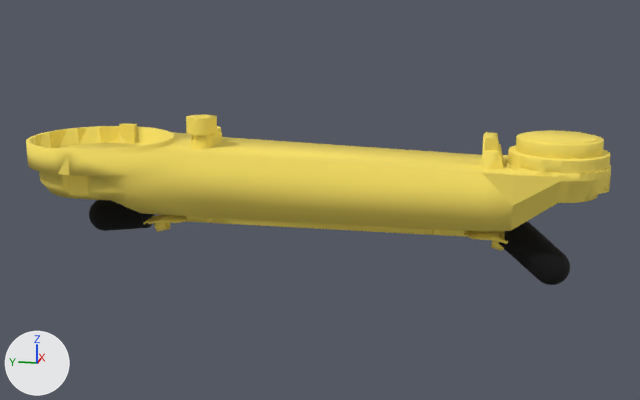
Two versions of the glTF model RobotModel/Fanuc/M_20iA/Visual/glb/Link2.glb, one commit apart.
Camera for both pictures: a 50 mm camera at (-1.458, -0.689, 0.161) aimed at (0.003, -0.397, -0.205). Arrows for +X, +Y and +Z are at lower left; the lights stay in place. The first picture is the older version.

Objects in the first picture: '/Node_0x7fd4b53134a0/meshId0_name_003-mesh/0', '/Node_0x7fd4b53134a0_001/meshId1_name_002-mesh/0'.
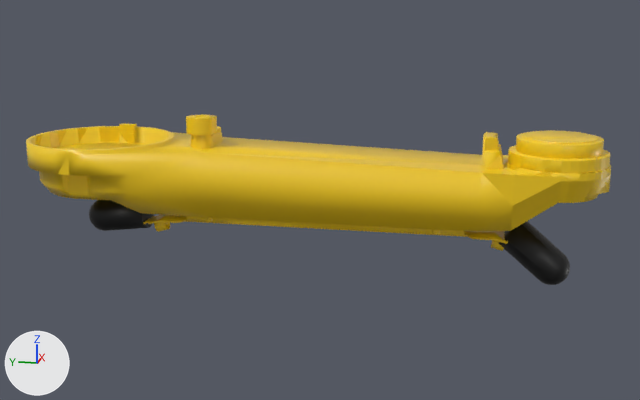
The change, as a diff of the scene's bpy script:
```diff
--- a/RobotModel/Fanuc/M_20iA/Visual/glb/Link2.glb.py
+++ b/RobotModel/Fanuc/M_20iA/Visual/glb/Link2.glb.py
@@ mat_ral9005_001_material @@
 mat_ral9005_001_material.base_color = (0.00201, 0.00201, 0.00201)  # black #070707
-mat_ral9005_001_material.roughness = 1.0
+mat_ral9005_001_material.roughness = 0.46
@@ mat_link_01_part_000_mtl_001_001_material @@
 mat_link_01_part_000_mtl_001_001_material = principled_material('link_01_part_000_mtl_001_001-material')
-mat_link_01_part_000_mtl_001_001_material.base_color = (0.96, 0.76, 0.13)  # yellow #fae265
-mat_link_01_part_000_mtl_001_001_material.roughness = 1.0
+mat_link_01_part_000_mtl_001_001_material.base_color = (0.905, 0.597, 0.00802)  # yellow #f4cb16
+mat_link_01_part_000_mtl_001_001_material.roughness = 0.36
```

Boxes (x1, y1, x2, y2) around the edits, measured in the pictures (640 x 400 px):
'/Node_0x7fd4b53134a0/meshId0_name_003-mesh/0', recoloured, surface changed
    both: (26, 114, 611, 251)
